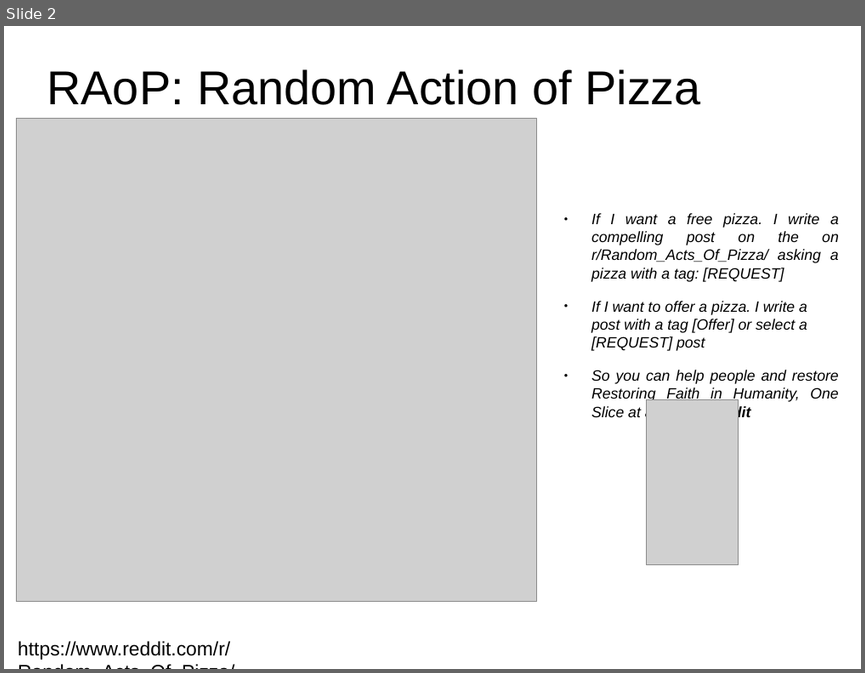
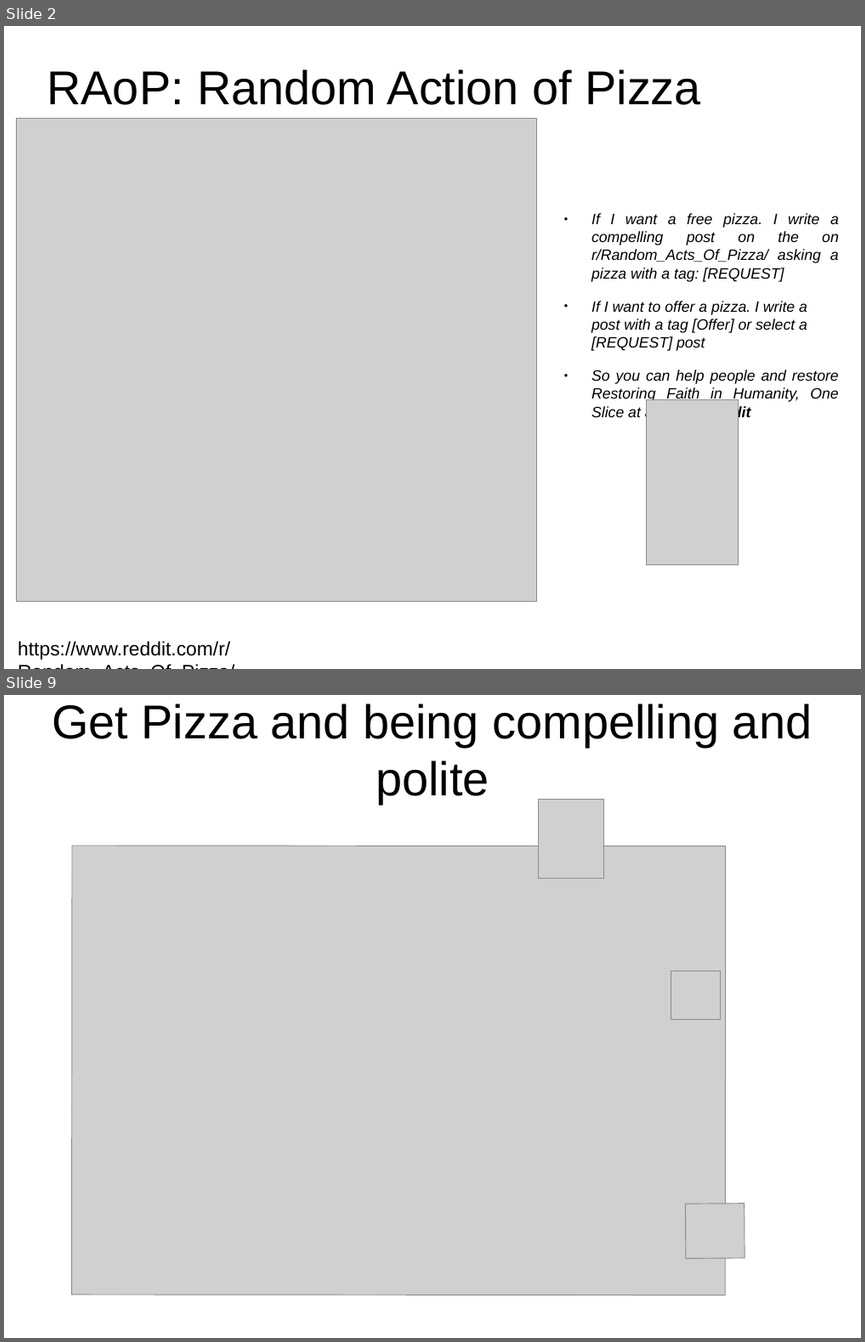
Before and after one commit to leandroohf/raop, a slide deck: doc/pres/pres.odp. Shown one above the other, each under a label of ours: slide 2 before the commit, slides 2 and 9 after it; the slides between them are not shown. The pictures are 865x673 and 865x1342 pixels, drawn with LibreOffice and Linux fonts; fonts in the diff are those of the drawing; grey boxes stand for pictures. Boxes give left, top, right and bottom in pixels: in the first picture for what was removed or moved away, otherwise in the second. Text is boxed around its words. In the diff, an @@ line names an element or a change of style, - is before the commit and + after.

```diff
--- a/doc/pres/pres.odp
+++ b/doc/pres/pres.odp
@@ slide 9 added at [4,695,861,1338], background #FFFFFF @@
@@ title added at [52,703,812,804], 44 pt, text #000000 @@
+Get Pizza and being compelling and polite
@@ picture added at [538,800,604,879] @@
@@ picture added at [71,845,726,1295] @@
@@ picture added at [671,970,720,1019] @@
@@ picture added at [686,1203,745,1258] @@
```
Also in this commit, not shown: 4 slides changed, 4 other slides added, 1 slide removed.
